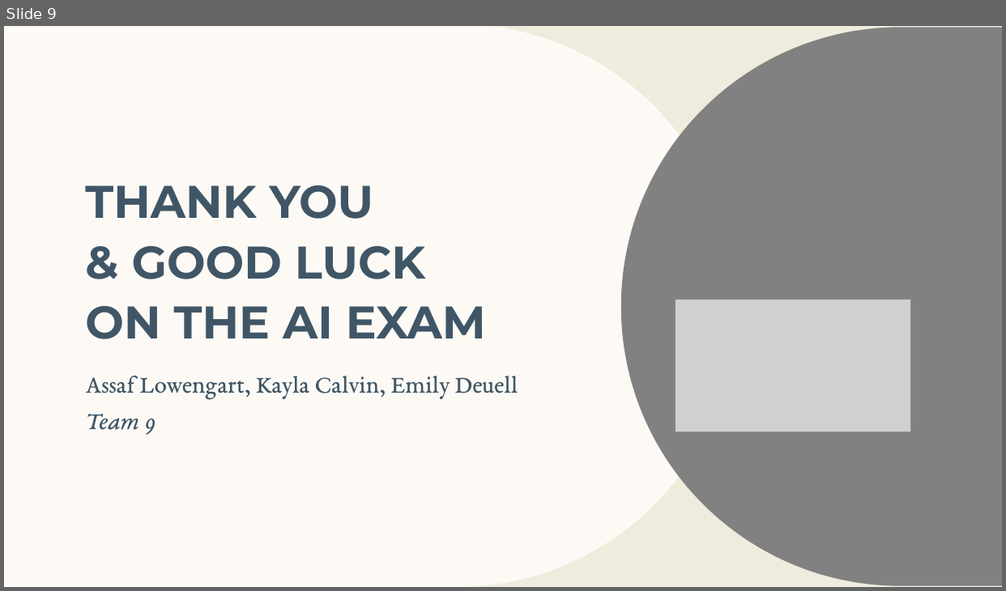
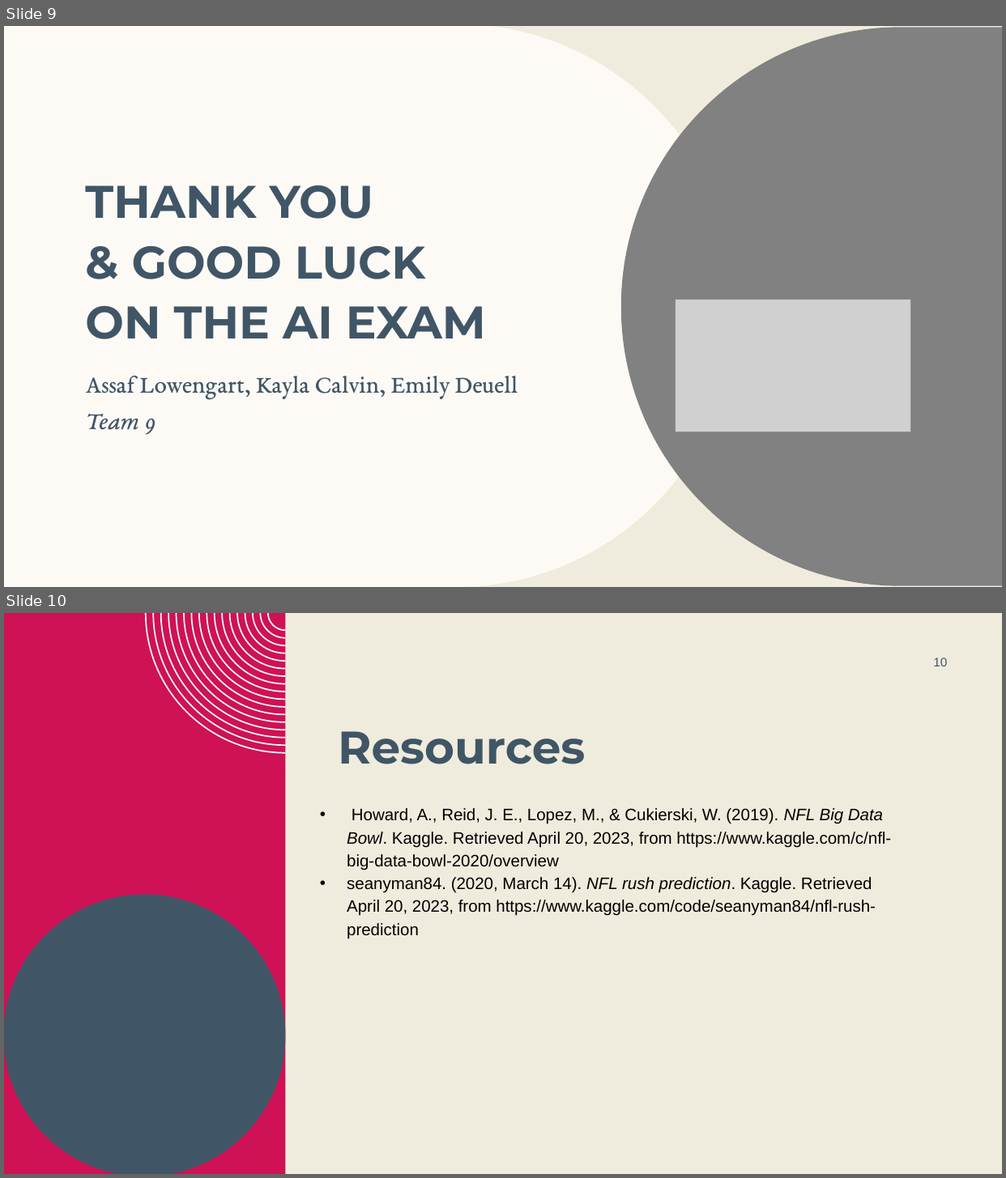
Before and after one commit to ekdeuell/Team9AI, a slide deck: ML2 -TP02/NFL Big Data Bowl.pptx. Shown one above the other, each under a label of ours: slide 9 before the commit, slides 9 and 10 after it. The pictures are 1006x591 and 1006x1178 pixels, drawn with LibreOffice and Linux fonts; fonts in the diff are those of the drawing; grey boxes stand for pictures; background and template pictures are left out. Boxes give left, top, right and bottom in pixels: in the first picture for what was removed or moved away, otherwise in the second. Text is boxed around its words. In the diff, an @@ line names an element or a change of style, - is before the commit and + after.

```diff
--- a/ML2 -TP02/NFL Big Data Bowl.pptx
+++ b/ML2 -TP02/NFL Big Data Bowl.pptx
@@ slide 10 added at <box>4,613,1002,1174</box>, background #F0ECDD @@
@@ freeform shape added at <box>4,613,286,1174</box>, fill #CE1255 @@
@@ freeform shape added at <box>145,613,286,754</box>, fill #FDFAF6 @@
@@ page number added at <box>933,658,947,666</box>, 12 pt, text #405666 @@
+10
@@ title added at <box>338,731,585,764</box>, 44 pt, text #405666, bold @@
+Resources
@@ text added at <box>347,808,891,939</box>, 16 pt, text #000000 @@
+• Howard, A., Reid, J. E., Lopez, M., & Cukierski, W. (2019). NFL Big Data Bowl. Kaggle. Retrieved April 20, 2023, from https://www.kaggle.com/c/nfl-big-data-bowl-2020/overview
+• seanyman84. (2020, March 14). NFL rush prediction. Kaggle. Retrieved April 20, 2023, from https://www.kaggle.com/code/seanyman84/nfl-rush-prediction
@@ freeform shape added at <box>4,895,286,1174</box>, fill #405666 @@
```
